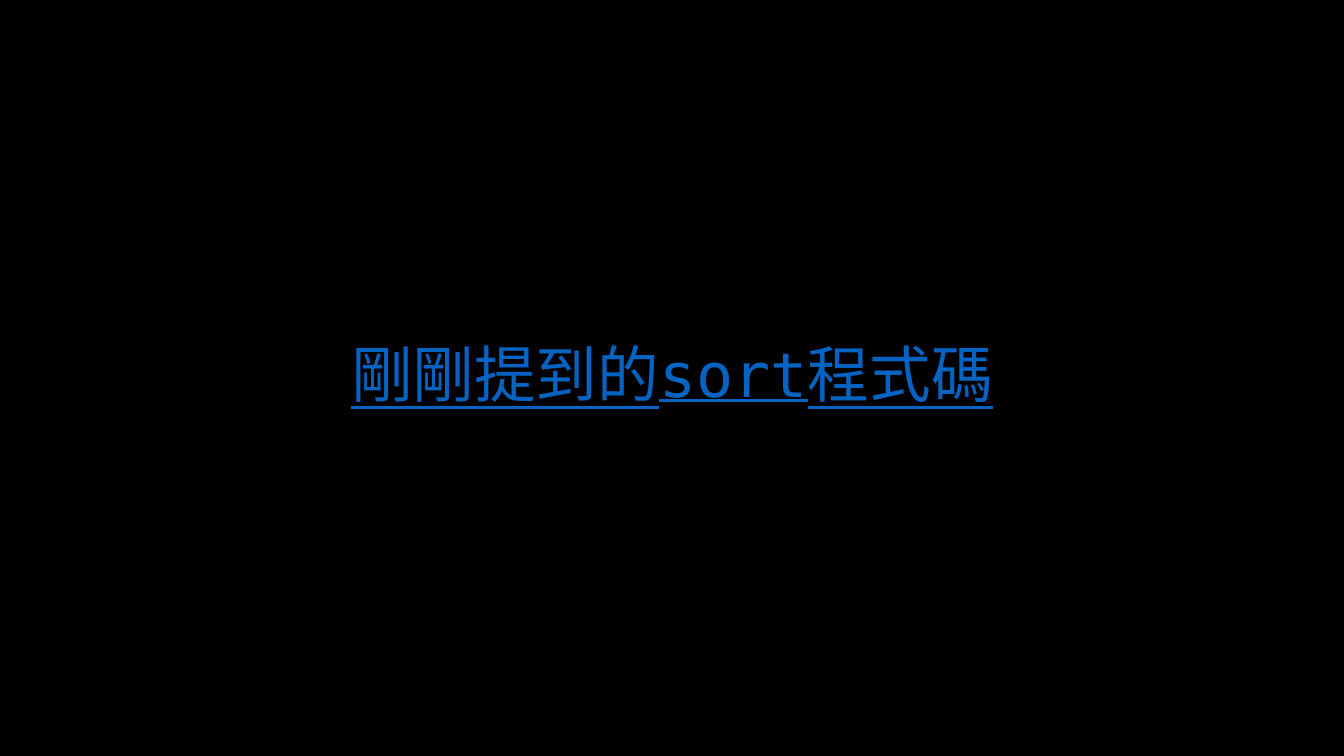
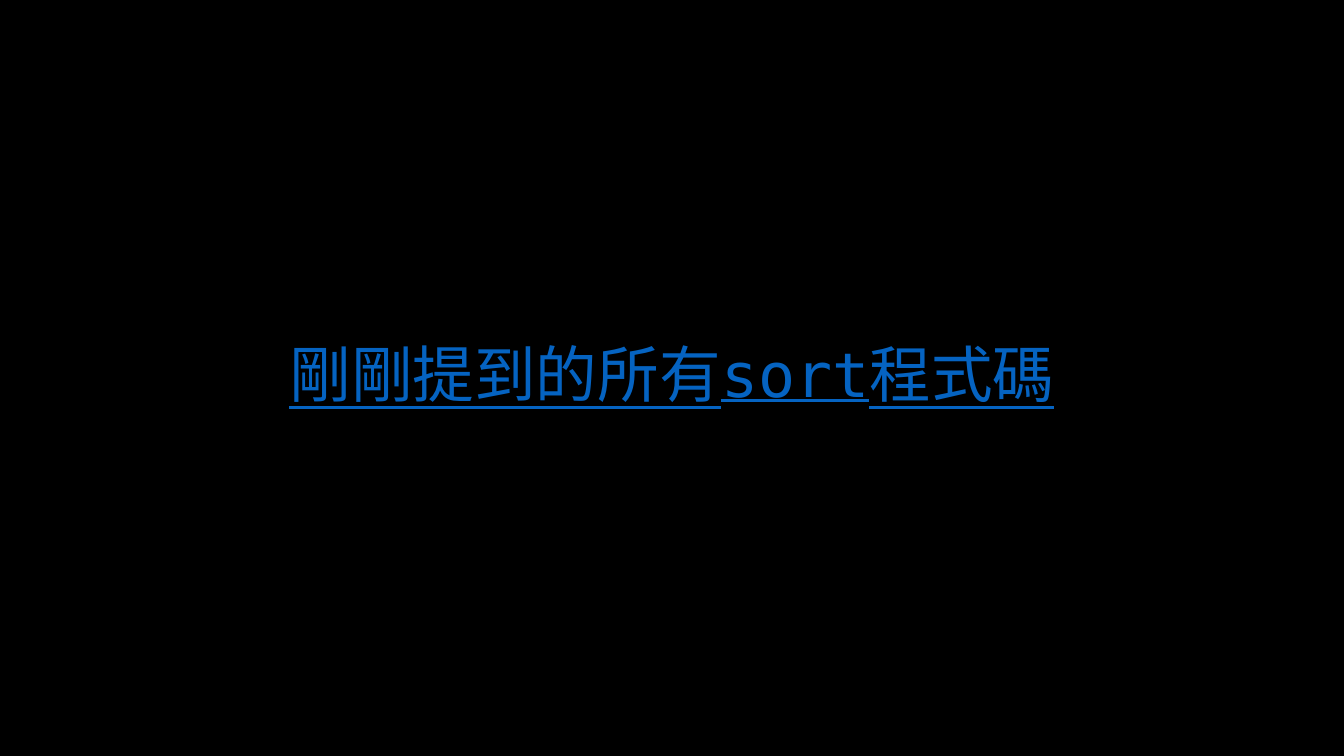
Before and after one commit to OEmiliatanO/those_c_prog_didnt_teach, a slide deck: slide 176 of Ch4/Ch4-algorithm.pptx. Drawn at 1344x756 pixels with LibreOffice and Linux fonts; fonts in the diff are those of the drawing. Boxes give left, top, right and bottom in pixels: in the first picture for what was removed or moved away, otherwise in the second. Text is boxed around its words. In the diff, an @@ line names an element or a change of style, - is before the commit and + after.

```diff
--- a/Ch4/Ch4-algorithm.pptx
+++ b/Ch4/Ch4-algorithm.pptx
@@ title at [289, 345, 1054, 409]: text changed @@
-剛剛提到的sort程式碼
+剛剛提到的所有sort程式碼
```
Also in this commit, not shown: 2 other slides changed, 1 slide added.
